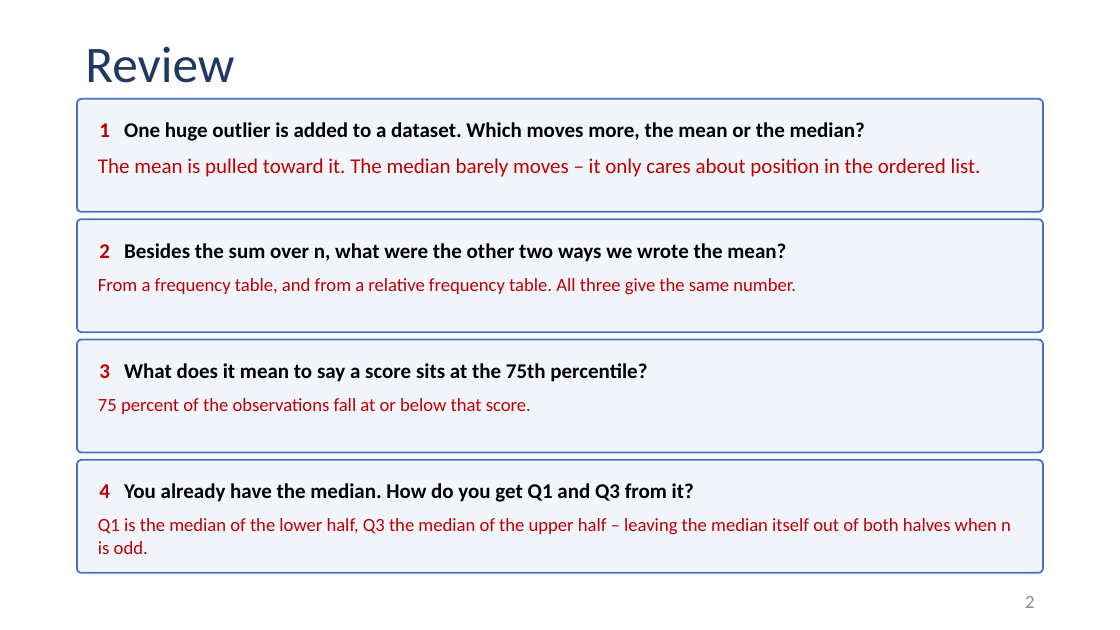
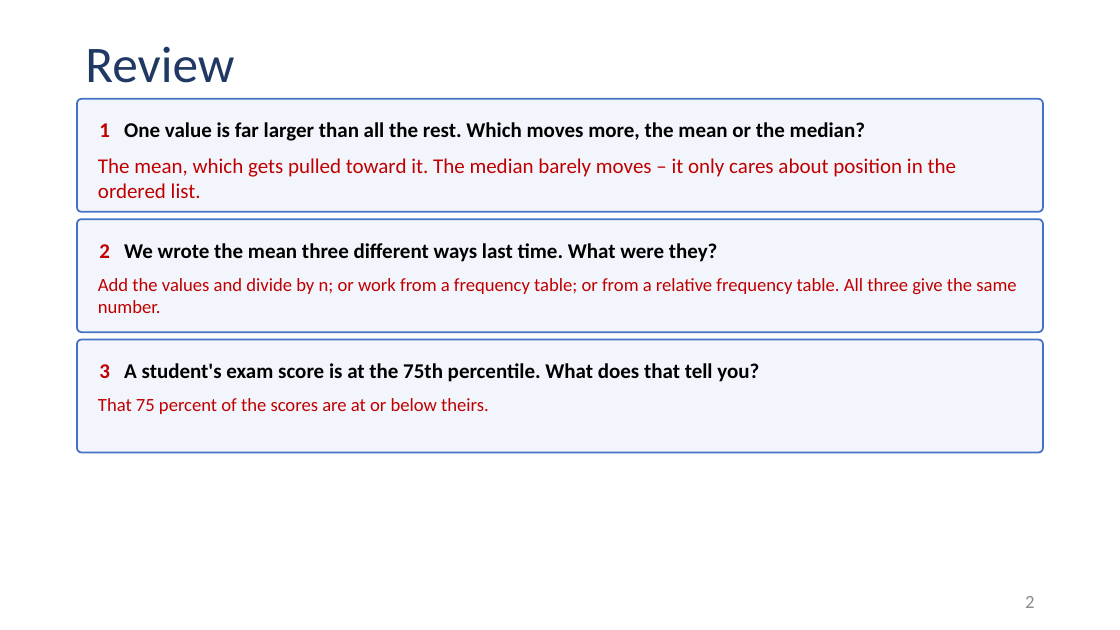
Before and after one commit to Jarred6068/Kvamme_UI_STAT251, a slide deck: slide 2 of docs/lecture_slides/Week 3/Week3_Lecture6_Slides_9_9_2026.pptx. Drawn at 1120x630 pixels with LibreOffice and Linux fonts; fonts in the diff are those of the drawing. Boxes give left, top, right and bottom in pixels: in the first picture for what was removed or moved away, otherwise in the second. Text is boxed around its words. In the diff, an @@ line names an element or a change of style, - is before the commit and + after.

```diff
--- a/docs/lecture_slides/Week 3/Week3_Lecture6_Slides_9_9_2026.pptx
+++ b/docs/lecture_slides/Week 3/Week3_Lecture6_Slides_9_9_2026.pptx
@@ text in rounded rectangle at bbox=[99, 122, 865, 141]: text changed @@
-1 One huge outlier is added to a dataset. Which moves more, the mean or the median?
+1 One value is far larger than all the rest. Which moves more, the mean or the median?
@@ text at bbox=[98, 158, 956, 198]: text changed @@
-The mean is pulled toward it. The median barely moves – it only cares about position in the ordered list.
+The mean, which gets pulled toward it. The median barely moves – it only cares about position in the ordered list.
@@ text in rounded rectangle at bbox=[99, 243, 718, 262]: text changed @@
-2 Besides the sum over n, what were the other two ways we wrote the mean?
+2 We wrote the mean three different ways last time. What were they?
@@ text at bbox=[98, 278, 1016, 313]: text changed @@
-From a frequency table, and from a relative frequency table. All three give the same number.
+Add the values and divide by n; or work from a frequency table; or from a relative frequency table. All three give the same number.
@@ text in rounded rectangle at bbox=[99, 363, 759, 382]: text changed @@
-3 What does it mean to say a score sits at the 75th percentile?
+3 A student's exam score is at the 75th percentile. What does that tell you?
@@ text at bbox=[98, 398, 489, 414]: text changed @@
-75 percent of the observations fall at or below that score.
+That 75 percent of the scores are at or below theirs.
@@ rounded rectangle removed at bbox=[77, 460, 1044, 573] @@
-4 You already have the median. How do you get Q1 and Q3 from it?
@@ text removed at bbox=[98, 518, 1011, 554] @@
-Q1 is the median of the lower half, Q3 the median of the upper half – leaving the median itself out of both halves when n is odd.
```
Also in this commit, not shown: 28 other files.
